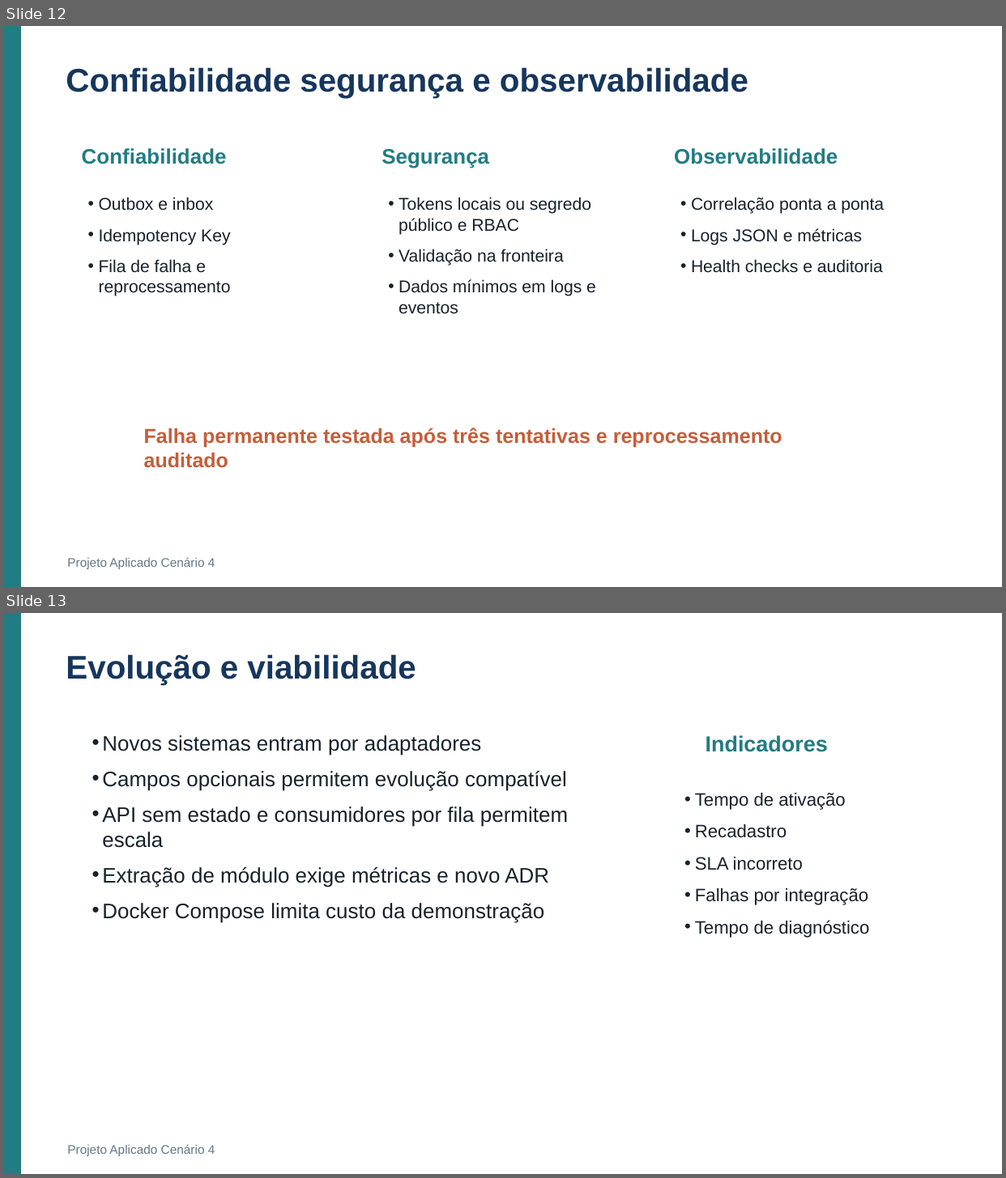
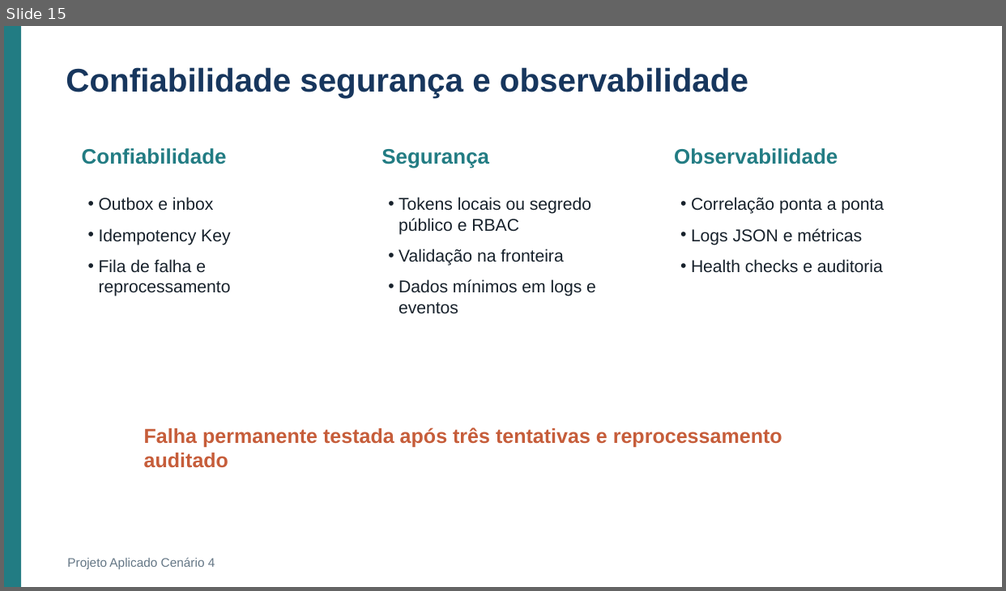
Before and after one commit to Roger-Quinelato/projetoAplicado7, a slide deck: output/Apresentacao_Cenario_4.pptx. Shown one above the other, each under a label of ours: slides 12 and 13 before the commit, slide 15 after it. The pictures are 1006x1178 and 1006x591 pixels, drawn with LibreOffice and Linux fonts; fonts in the diff are those of the drawing. Boxes give left, top, right and bottom in pixels: in the first picture for what was removed or moved away, otherwise in the second. Text is boxed around its words. In the diff, an @@ line names an element or a change of style, - is before the commit and + after.

```diff
--- a/output/Apresentacao_Cenario_4.pptx
+++ b/output/Apresentacao_Cenario_4.pptx
@@ slide 13 removed at (x1=4, y1=613, x2=1002, y2=1174), background #FFFFFF @@
@@ rectangle removed at (x1=4, y1=613, x2=21, y2=1174) @@
@@ text removed at (x1=66, y1=654, x2=415, y2=685) @@
-Evolução e viabilidade
@@ text removed at (x1=102, y1=735, x2=568, y2=923) @@
-• Novos sistemas entram por adaptadores
-• Campos opcionais permitem evolução compatível
-• API sem estado e consumidores por fila permitem escala
-• Extração de módulo exige métricas e novo ADR
-• Docker Compose limita custo da demonstração
@@ text removed at (x1=705, y1=735, x2=828, y2=752) @@
-Indicadores
@@ text removed at (x1=695, y1=793, x2=869, y2=938) @@
-• Tempo de ativação
-• Recadastro
-• SLA incorreto
-• Falhas por integração
-• Tempo de diagnóstico
@@ text removed at (x1=67, y1=1144, x2=215, y2=1157) @@
-Projeto Aplicado Cenário 4
@@ what was slide 12 is now slide 15 @@
```
Also in this commit, not shown: 7 slides changed, 5 slides added, 1 other slide removed, 1 other file.
